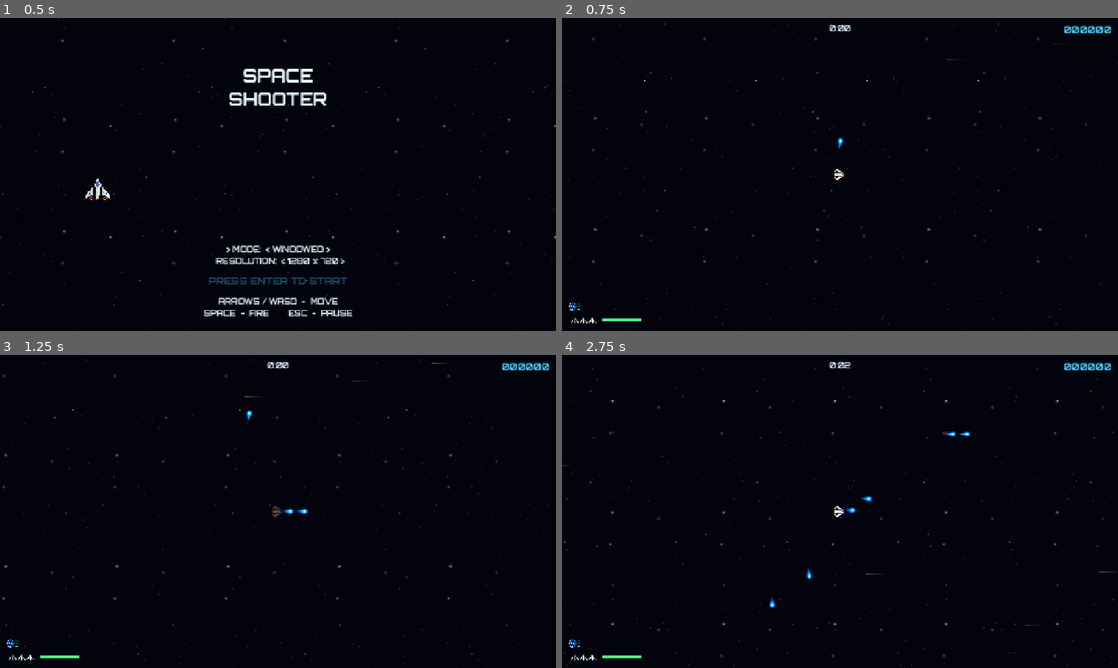
Above: before the commit, frames 1-4 (two rows, left to right).
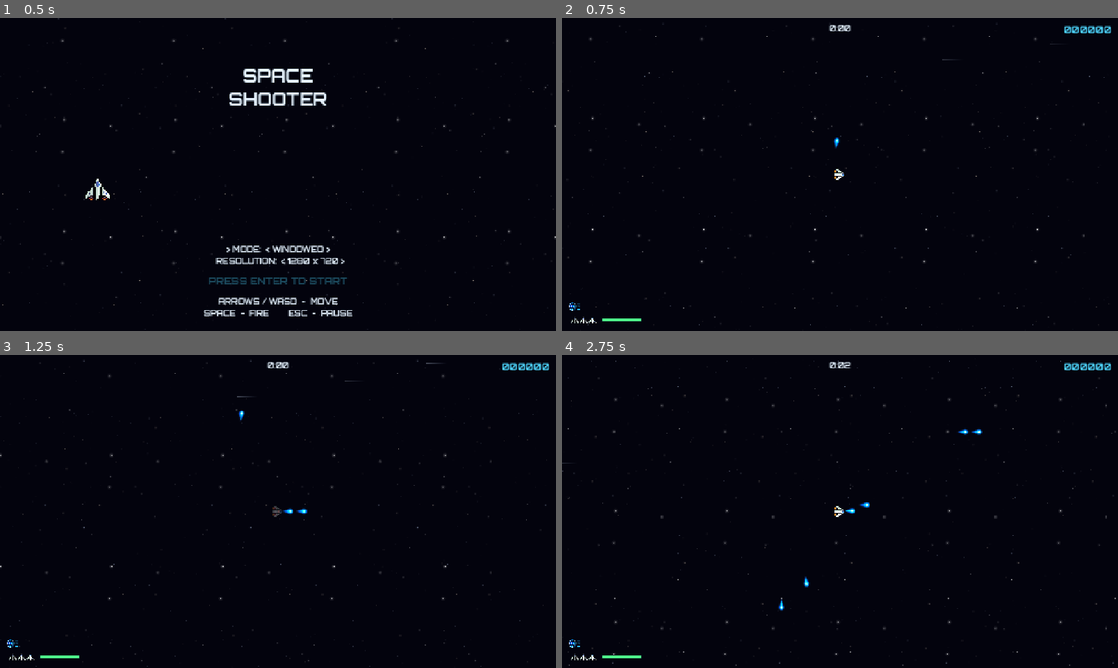
Above: after the commit, the same moments.

Repository: railroadman/space_shooter_godot
Game: Godot game, scene res://scenes/start_screen.tscn
Two runs of this game, one before a commit and one after it. Both use one fixed random seed, a clock stepped at 60 frames per second and the inputs below. Sound files missing from this copy of the repository are replaced by a short silence.
Inputs:
- Up to frame 1 (0.5 s): no input
- Up to frame 2 (0.75 s): tap Enter (confirm) at 0.5 s; hold Right (move_right) from 0.53 s (still down); hold Space (shoot) from 0.53 s (still down)
- Up to frame 3 (1.25 s): keep holding Right (move_right); keep holding Space (shoot)
- Up to frame 4 (2.75 s): release Right (move_right) at 1.28 s; release Space (shoot) at 1.28 s; hold Down (move_down) 1.28-2.03 s; tap Enter (confirm) at 1.35 s; tap Space (shoot) at 1.55 s; hold Right (move_right) from 2.03 s (still down); hold Space (shoot) from 2.03 s (still down)

Frame 1 is identical in both runs. In frame 2, 0.5% of the frame differs, in the area x 0-100%, y 1-99%; in frame 3, 0.6%; in frame 4, 0.9%, in the area x 0-100%, y 1-100%.

Commit message:
Rebalance player ship and add survive bot to combat sim
Player health 100 -> 200, acceleration 500 -> 900, drift drag 30 -> 250
so the ship stops in ~0.8 s and dodging is easier. Add "survive" strategy
and CLI args (strategy, seconds, runs) to tests/sim_combat.gd.

Co-Authored-By: Claude Sonnet 5.5 <noreply@anthropic.com>

Diff:
--- a/scripts/autoload/config.gd
+++ b/scripts/autoload/config.gd
@@ -17,11 +17,11 @@
 
 # --- player
 const PLAYER_LIVES := 3
-const PLAYER_HEALTH := 100.0
+const PLAYER_HEALTH := 200.0
 const PLAYER_EXTRA_LIFE_SCORE := 5000
 const PLAYER_SPEED := 200.0 # top speed
-const PLAYER_ACCELERATION := 500.0 # px/s^2 while a move key is held
-const PLAYER_DRIFT_DRAG := 30.0 # px/s^2 lost while coasting: from top speed it takes ~6.7 s to stop
+const PLAYER_ACCELERATION := 900.0 # px/s^2 while a move key is held
+const PLAYER_DRIFT_DRAG := 250.0 # px/s^2 lost while coasting: from top speed it takes ~0.8 s to stop
 const PLAYER_TURN_RATE := 540.0 # deg/s the ship turns toward its movement direction
 const PLAYER_BODY_SIZE := 24.0
 const PLAYER_BULLET_Y_OFFSET := -20.0
--- a/tests/sim_combat.gd
+++ b/tests/sim_combat.gd
@@ -1,12 +1,18 @@
 extends Node
 ## Combat balance simulation: a bot plays game.tscn and reports how it fares. Run:
 ##   Godot_console.exe --headless --path . res://tests/sim_combat.tscn
-## Strategies: "idle" (only shoots), "chase" (flies at the nearest enemy, shooting all the time).
+## Strategies: "idle" (only shoots), "chase" (flies at the nearest enemy, shooting all the time),
+## "survive" (dodges enemy bullets and ships, shoots all the time).
+## Override with user args: ... res://tests/sim_combat.tscn -- survive 600 1   (strategy, seconds, runs)
 
 const DT := 1.0 / 60.0
-const SECONDS := 90.0
-const RUNS := 3
-const STRATEGIES := ["idle", "chase"]
+const DODGE_RADIUS := 260.0
+const SHIP_RADIUS := 200.0
+const KEEP_RANGE := 280.0
+
+var _seconds := 90.0
+var _runs := 3
+var _strategies := ["idle", "chase"]
 const KEYS := ["move_left", "move_right", "move_up", "move_down"]
 
 var _kills := 0
@@ -25,8 +31,15 @@
 	Events.ship_shoot.connect(func() -> void: _shots_fired += 1)
 	Events.enemy_destroyed.connect(func(_enemy: Node2D) -> void: _kills += 1)
 	Events.player_destroyed.connect(_on_player_destroyed)
-	for strategy: String in STRATEGIES:
-		for run in RUNS:
+	var args := OS.get_cmdline_user_args()
+	if args.size() > 0:
+		_strategies = [args[0]]
+	if args.size() > 1:
+		_seconds = float(args[1])
+	if args.size() > 2:
+		_runs = int(args[2])
+	for strategy: String in _strategies:
+		for run in _runs:
 			await _simulate(strategy, run)
 	get_tree().quit()
 
@@ -52,7 +65,7 @@
 	await get_tree().physics_frame
 	var player: Node2D = get_tree().get_first_node_in_group("player")
 	var min_health := 100.0
-	for frame in int(SECONDS / DT):
+	for frame in int(_seconds / DT):
 		await get_tree().physics_frame
 		_time += DT
 		_drive(strategy, player)
@@ -71,6 +84,9 @@
 func _drive(strategy: String, player: Node2D) -> void:
 	Input.action_press("shoot")
 	_release_keys()
+	if strategy == "survive":
+		_drive_survive(player)
+		return
 	if strategy != "chase" or not player.visible:
 		return
 	var target: Node2D
@@ -93,6 +109,50 @@
 		Input.action_press("move_down")
 
 
+func _drive_survive(player: Node2D) -> void:
+	if not player.visible:
+		return
+	var steer := Vector2.ZERO
+	var target: Node2D
+	var best := INF
+	for enemy: Node2D in get_tree().get_nodes_in_group("enemies"):
+		if not enemy.is_alive():
+			continue
+		var away := player.position - enemy.position
+		var distance := away.length()
+		if distance < best:
+			best = distance
+			target = enemy
+		if distance < SHIP_RADIUS:
+			steer += away.normalized() * (SHIP_RADIUS - distance) / SHIP_RADIUS * 2.0
+	var pool: Node = get_tree().get_first_node_in_group("bullets")
+	for bullet: Bullet in pool.get_children():
+		if not bullet.visible or bullet.collision_layer != Config.LAYER_ENEMY_BULLET:
+			continue
+		var rel := player.position - bullet.position
+		var distance := rel.length()
+		if distance > DODGE_RADIUS or bullet.velocity.length() < 1.0:
+			continue
+		var along := rel.dot(bullet.velocity.normalized())
+		if along < 0.0:
+			continue # already past
+		var lateral := rel - bullet.velocity.normalized() * along
+		if lateral.length() < 60.0:
+			var side := lateral.normalized() if lateral.length() > 1.0 else bullet.velocity.orthogonal().normalized()
+			steer += side * (1.0 - distance / DODGE_RADIUS) * 3.0
+	if steer.length() < 0.15 and target != null: # safe: hold a firing distance
+		var to_target := target.position - player.position
+		steer = to_target.normalized() * (1.0 if best > KEEP_RANGE else -0.5)
+	if steer.x < -0.3:
+		Input.action_press("move_left")
+	elif steer.x > 0.3:
+		Input.action_press("move_right")
+	if steer.y < -0.3:
+		Input.action_press("move_up")
+	elif steer.y > 0.3:
+		Input.action_press("move_down")
+
+
 func _release_keys() -> void:
 	for key: String in KEYS:
 		Input.action_release(key)
